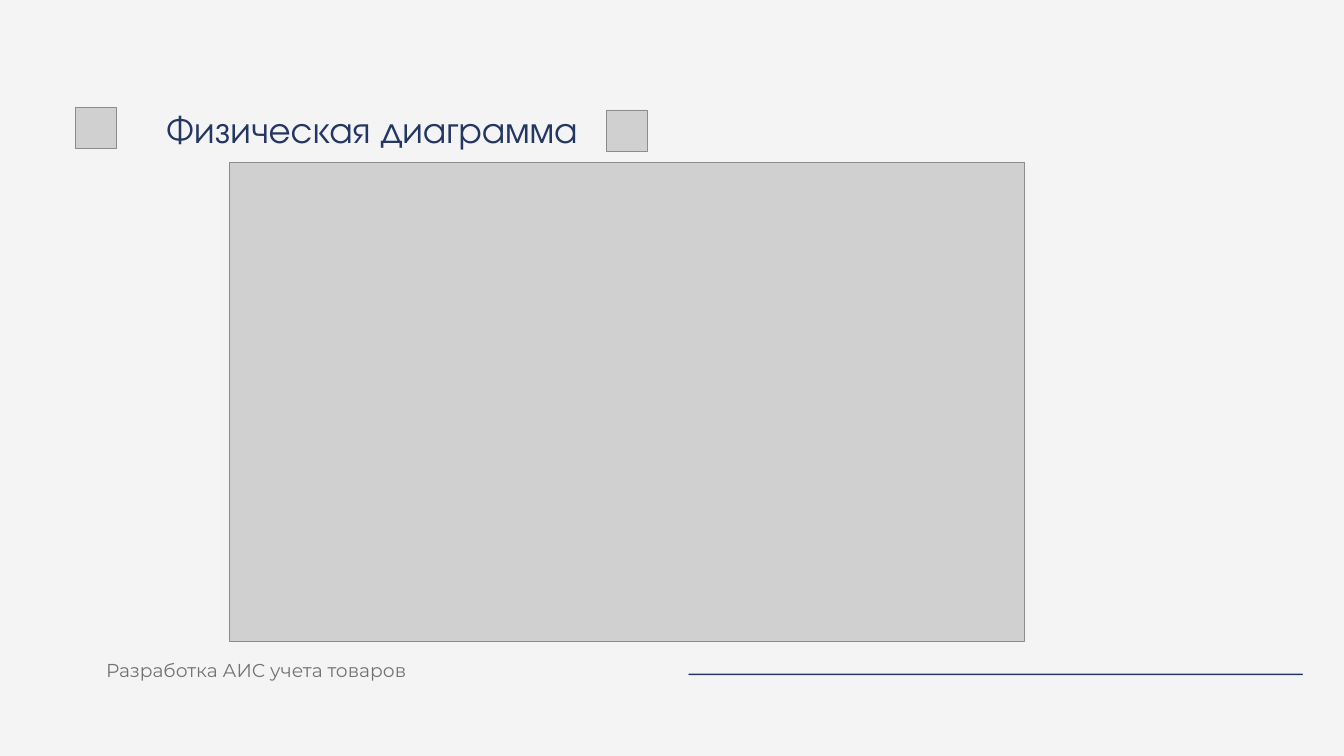
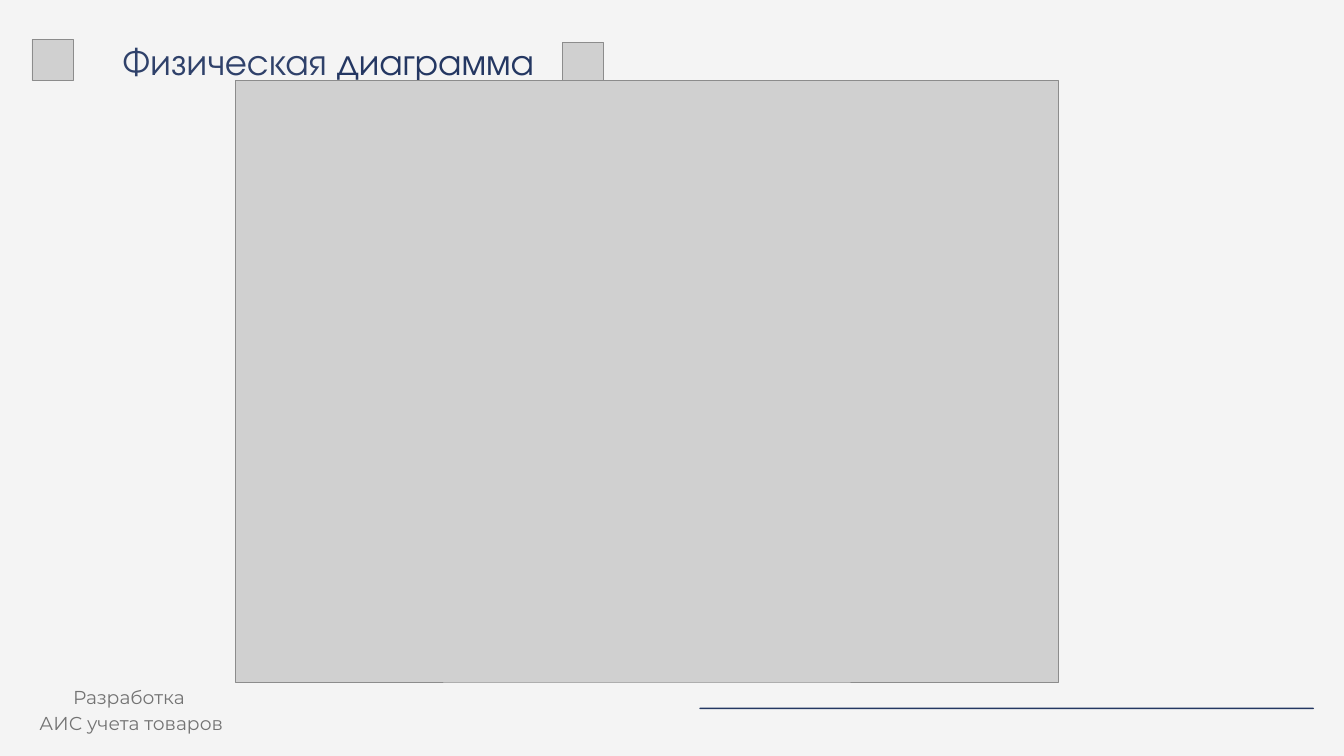
Before and after one commit to Dianoil/CensusGoods, a slide deck: slide 10 of dipl/дипломная презента.pptx. Drawn at 1344x756 pixels with LibreOffice and Linux fonts; fonts in the diff are those of the drawing; grey boxes stand for pictures. Boxes give left, top, right and bottom in pixels: in the first picture for what was removed or moved away, otherwise in the second. Text is boxed around its words. In the diff, an @@ line names an element or a change of style, - is before the commit and + after.

```diff
--- a/dipl/дипломная презента.pptx
+++ b/dipl/дипломная презента.pptx
@@ picture: place and size @@
-picture at (75,107,116,148)
+picture at (32,40,73,81)
@@ text "Физическая диаграмма": place and size @@
-text "Физическая диаграмма" at (166,115,578,150)
+text "Физическая диаграмма" at (122,47,534,85)
@@ text "Физическая диаграмма" at (122,47,534,85): text colour #243762 to #2F416A in "Физическая" @@
@@ picture: place and size @@
-picture at (606,110,647,151)
+picture at (562,42,603,83)
@@ picture: place and size @@
-picture at (229,163,1024,641)
+picture at (235,81,1058,682)
@@ text at (39,690,223,734): text changed @@
-Разработка АИС учета товаров
+Разработка
+АИС учета товаров
@@ line moved from (689, 674) - (1302, 674) to (700, 708) - (1313, 708) @@
```
Also in this commit, not shown: 11 other slides changed, 2 slides added, 4 other files.
